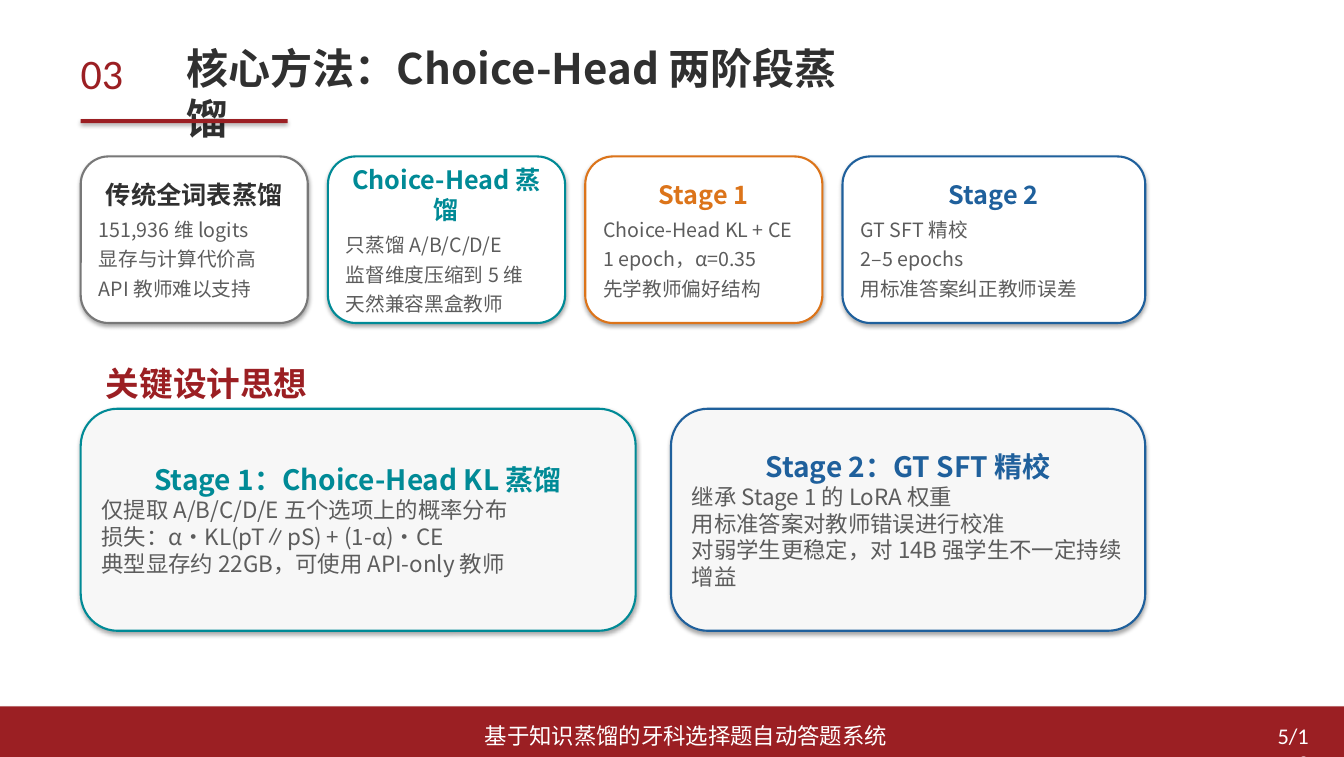
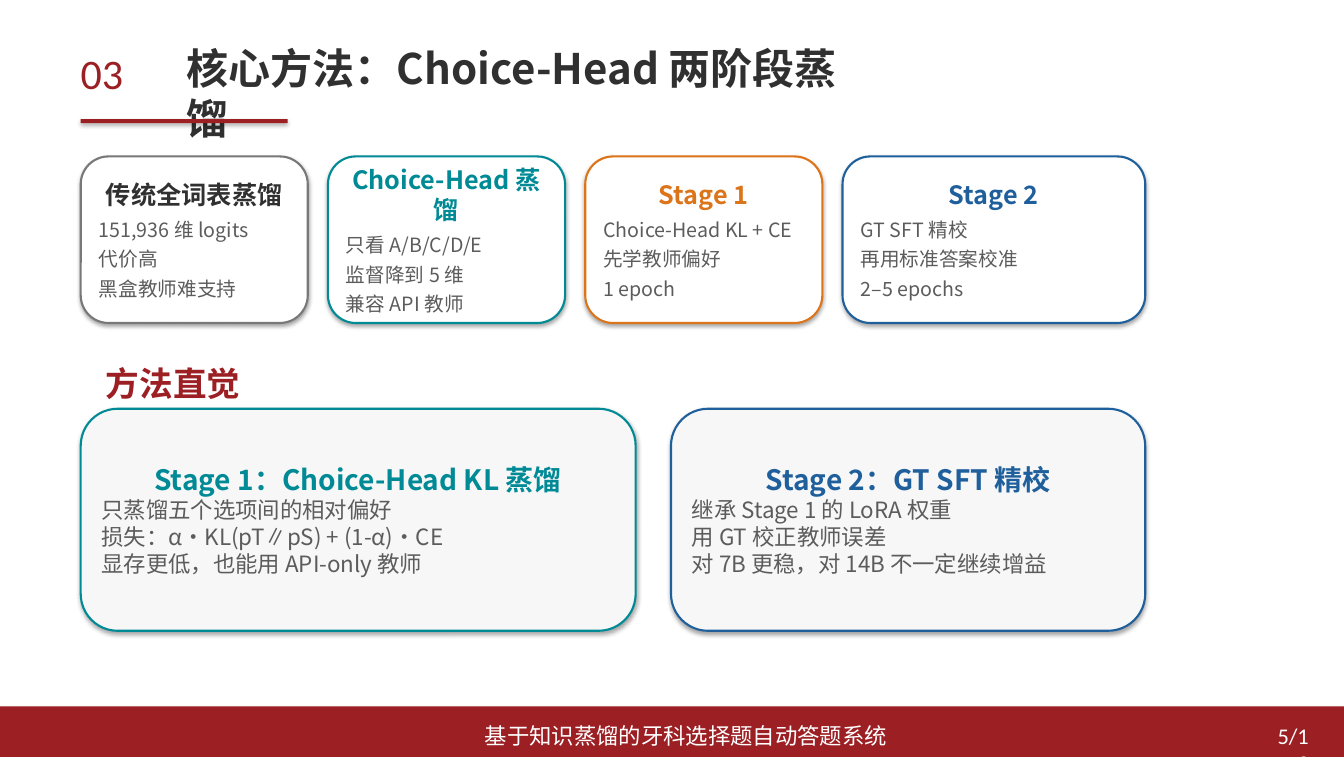
Before and after one commit to arthaschan/mentalDistill, a slide deck: slide 5 of thesis/答辩/论文汇报PPT_模板风格版.pptx. Drawn at 1344x757 pixels with LibreOffice and Linux fonts; fonts in the diff are those of the drawing. Boxes give left, top, right and bottom in pixels: in the first picture for what was removed or moved away, otherwise in the second. Text is boxed around its words. In the diff, an @@ line names an element or a change of style, - is before the commit and + after.

```diff
--- a/thesis/答辩/论文汇报PPT_模板风格版.pptx
+++ b/thesis/答辩/论文汇报PPT_模板风格版.pptx
@@ text in rounded rectangle at (x1=346, y1=236, x2=483, y2=313): text changed @@
-只蒸馏 A/B/C/D/E
-监督维度压缩到 5 维
-天然兼容黑盒教师
+只看 A/B/C/D/E
+监督降到 5 维
+兼容 API 教师
@@ text in rounded rectangle at (x1=99, y1=249, x2=237, y2=298): text changed @@
-显存与计算代价高
-API 教师难以支持
+代价高
+黑盒教师难支持
@@ text in rounded rectangle at (x1=603, y1=249, x2=721, y2=301): text changed @@
-1 epoch，α=0.35
-先学教师偏好结构
+先学教师偏好
+1 epoch
@@ text in rounded rectangle at (x1=861, y1=249, x2=1018, y2=268): paragraph added @@
+再用标准答案校准
@@ text in rounded rectangle at (x1=861, y1=279, x2=1077, y2=298): paragraph removed @@
-用标准答案纠正教师误差
@@ text at (x1=106, y1=367, x2=241, y2=399): text changed @@
-关键设计思想
+方法直觉
@@ text in rounded rectangle at (x1=101, y1=496, x2=391, y2=520): text changed @@
-仅提取 A/B/C/D/E 五个选项上的概率分布
+只蒸馏五个选项间的相对偏好
@@ text in rounded rectangle at (x1=692, y1=523, x2=1047, y2=574): text changed @@
-用标准答案对教师错误进行校准
-对弱学生更稳定，对 14B 强学生不一定持续增益
+用 GT 校正教师误差
+对 7B 更稳，对 14B 不一定继续增益
@@ text in rounded rectangle at (x1=101, y1=549, x2=423, y2=577): text changed @@
-典型显存约 22GB，可使用 API-only 教师
+显存更低，也能用 API-only 教师
```
Also in this commit, not shown: 11 other slides changed, 10 other files.
